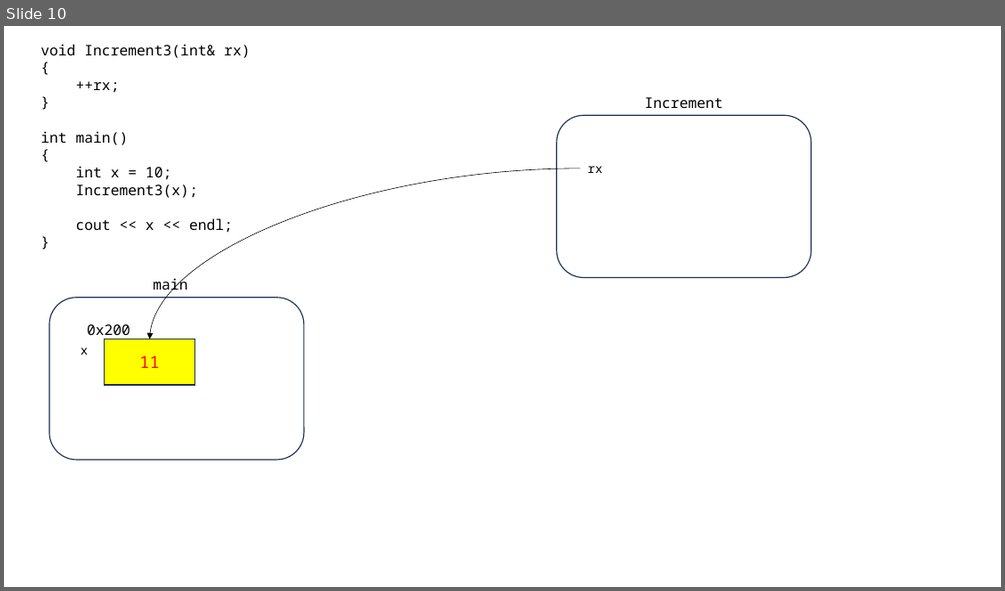
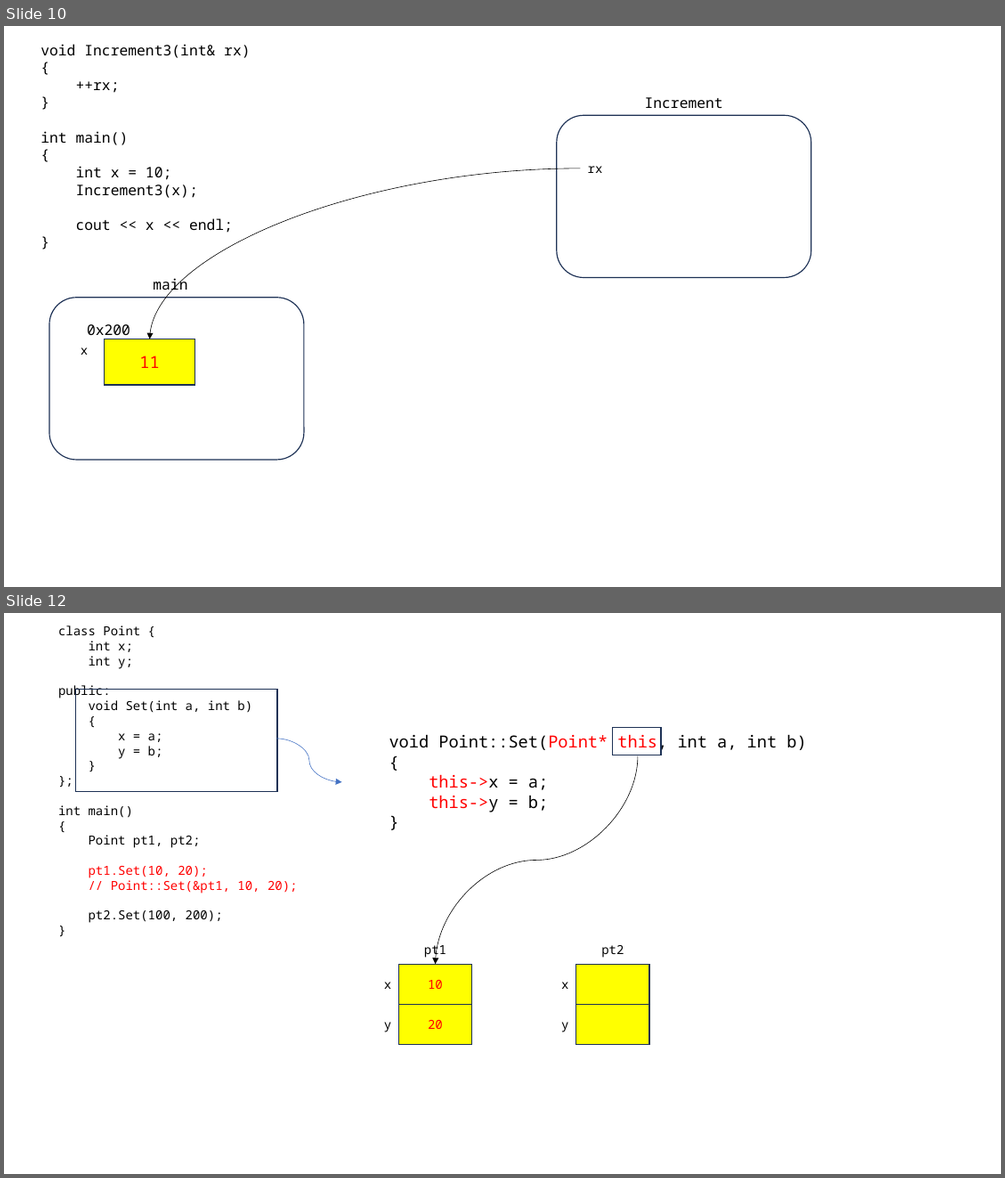
Before and after one commit to joonsungk/cpp_231023, a slide deck: cpp_231023.pptx. Shown one above the other, each under a label of ours: slide 10 before the commit, slides 10 and 12 after it; the slides between them are not shown. The pictures are 1005x591 and 1005x1178 pixels, drawn with LibreOffice and Linux fonts; fonts in the diff are those of the drawing. Boxes give left, top, right and bottom in pixels: in the first picture for what was removed or moved away, otherwise in the second. Text is boxed around its words. In the diff, an @@ line names an element or a change of style, - is before the commit and + after.

```diff
--- a/cpp_231023.pptx
+++ b/cpp_231023.pptx
@@ slide 12 added at (x1=4, y1=613, x2=1001, y2=1174), background #FFFFFF @@
@@ text added at (x1=58, y1=625, x2=298, y2=923), 12 pt, text #000000 @@
+class Point {
+int x;
+int y;
+public:
+void Set(int a, int b)
+{
+x = a;
+y = b;
+}
+};
+int main()
+{
+Point pt1, pt2;
+pt1.Set(10, 20);
+// Point::Set(&pt1, 10, 20);
+pt2.Set(100, 200);
+}
@@ rectangle added at (x1=76, y1=690, x2=278, y2=792), outline #1E3256 1 pt @@
@@ curved arrow added from (276, 738) to (342, 782), #4472C4 0.5 pt @@
@@ text added at (x1=389, y1=732, x2=806, y2=812), 16 pt, text #000000 @@
+void Point::Set(Point* this, int a, int b)
+{
+this->x = a;
+this->y = b;
+}
@@ rectangle added at (x1=613, y1=728, x2=661, y2=755), outline #1E3256 1 pt @@
@@ curved arrow added from (638, 755) to (436, 964), #000000 0.5 pt @@
@@ text added at (x1=424, y1=941, x2=446, y2=957), 12 pt, text #000000 @@
+pt1
@@ text added at (x1=601, y1=945, x2=623, y2=957), 12 pt, text #000000 @@
+pt2
@@ text added at (x1=384, y1=981, x2=391, y2=989), 12 pt, text #000000 @@
+x
@@ rectangle added at (x1=399, y1=964, x2=472, y2=1004), fill #FFFF00, outline #1E3256 1 pt, 12 pt, text #FF0000 @@
+10
@@ text added at (x1=561, y1=981, x2=568, y2=989), 12 pt, text #000000 @@
+x
@@ rectangle added at (x1=576, y1=964, x2=649, y2=1004), fill #FFFF00, outline #1E3256 1 pt @@
@@ rectangle added at (x1=399, y1=1004, x2=472, y2=1045), fill #FFFF00, outline #1E3256 1 pt, 12 pt, text #FF0000 @@
+20
@@ rectangle added at (x1=576, y1=1004, x2=649, y2=1045), fill #FFFF00, outline #1E3256 1 pt @@
@@ text added at (x1=384, y1=1022, x2=391, y2=1032), 12 pt, text #000000 @@
+y
@@ text added at (x1=561, y1=1022, x2=568, y2=1032), 12 pt, text #000000 @@
+y
```
Also in this commit, not shown: 2 other slides added, 1 other file.
